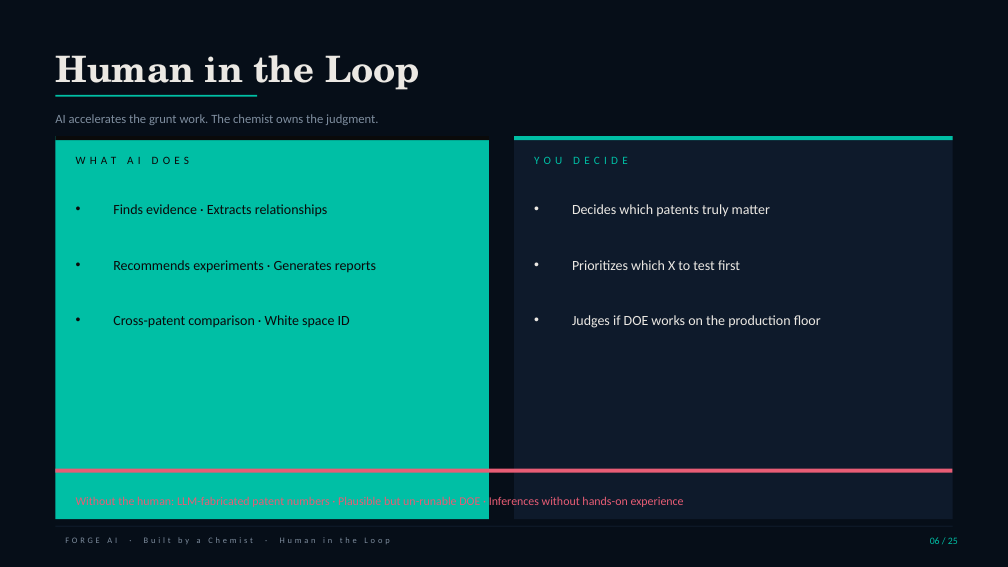
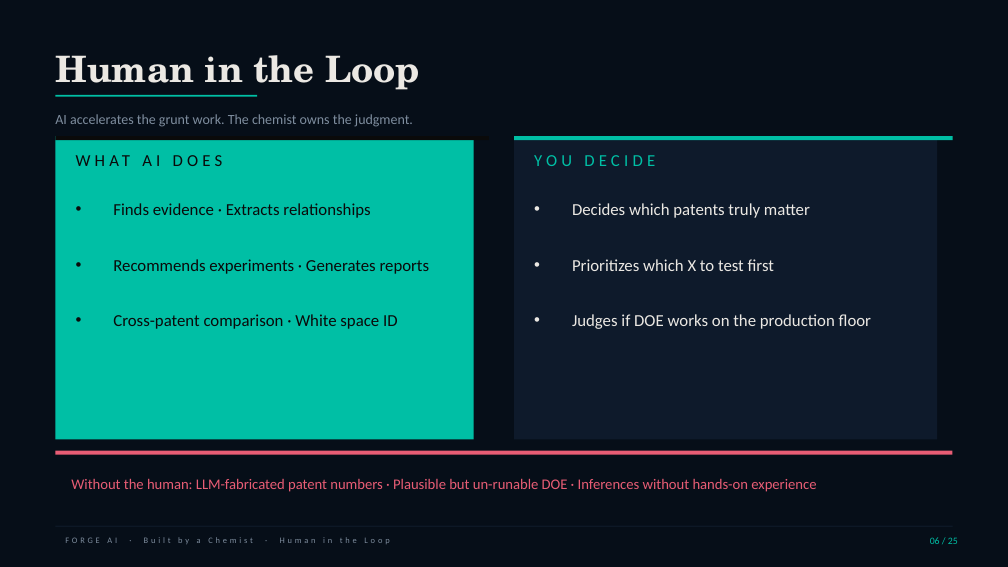
Before and after one commit to newbison/AI_CHEMIST, a slide deck: slide 6 of ppt/FORGE_AI_25_EN.pptx. Drawn at 1008x567 pixels with LibreOffice and Linux fonts; fonts in the diff are those of the drawing. Boxes give left, top, right and bottom in pixels: in the first picture for what was removed or moved away, otherwise in the second. Text is boxed around its words. In the diff, an @@ line names an element or a change of style, - is before the commit and + after.

```diff
--- a/ppt/FORGE_AI_25_EN.pptx
+++ b/ppt/FORGE_AI_25_EN.pptx
@@ text "AI accelerates the grunt work. ..." at <box>70,114,413,127</box>: size 9 to 10 pt @@
@@ text "WHAT AI DOES" at <box>55,115,67,124</box>: size 8 to 12 pt @@
@@ rectangle: place and size @@
-rectangle at <box>55,136,489,519</box>
+rectangle at <box>55,136,474,439</box>
@@ rectangle: place and size @@
-rectangle at <box>514,136,953,519</box>
+rectangle at <box>514,136,937,439</box>
@@ text "YOU DECIDE" at <box>534,155,655,166</box>: size 8 to 12 pt @@
@@ size 10 to 12 pt in 6 elements at <box>113,203,370,218</box>, <box>113,259,430,274</box>, <box>113,314,398,329</box>, <box>572,203,810,218</box>, <box>572,259,774,271</box>, <box>572,314,871,329</box> @@
@@ rectangle: place and size @@
-rectangle at <box>55,469,953,473</box>
+rectangle at <box>55,451,953,455</box>
@@ text "Without the human: LLM-fabricated patent ...": place and size @@
-text "Without the human: LLM-fabricated patent ..." at <box>76,496,684,507</box>
+text "Without the human: LLM-fabricated patent ..." at <box>71,478,816,492</box>
@@ text "Without the human: LLM-fabricated patent ..." at <box>71,478,816,492</box>: size 8.5 to 10.5 pt @@
```
Also in this commit, not shown: 8 other slides changed, 4 other files.
